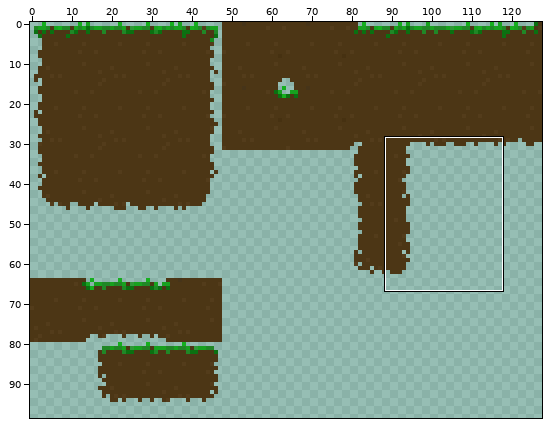
A sprite sheet gets an edit: Assets/_Textures/_Environment/_Tiles/Dirt_Tileset_.png. The first picture is a wide view before the edit; the outline marks the close-up.
Close-up. Before the edit:
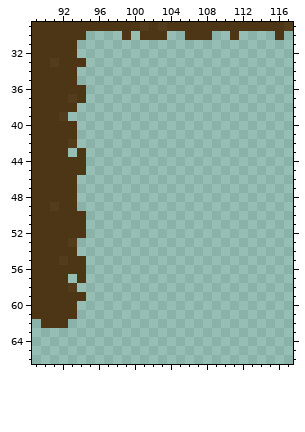
The file is 128x128 pixels. Colours within 5 levels of each other are drawn and written as one. Shown: x 89..117, y 29..66. The wide view leaves out empty margins.
New version:
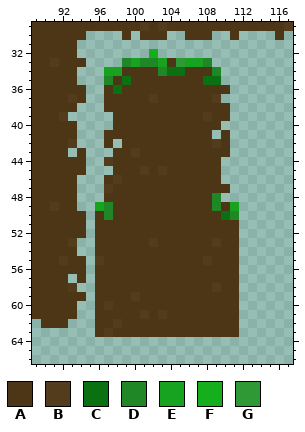
Palette (. is transparent): A #4c3615  B #533c1b  C #0b7011  D #208726  E #17a21f  F #15af1e  G #2f9936
What changed:
@@ x 94..113 @@
 31 ....................
-32 ....................
-33 A...................
-34 ....................
-35 ....................
-36 A...................
-37 A...................
-38 ....................
-39 ....................
-40 ....................
-41 ....................
-42 ....................
-43 A...................
-44 A...................
-45 A...................
-46 ....................
-47 ....................
-48 ....................
-49 ....................
-50 A...................
-51 A...................
-52 A...................
-53 ....................
-54 ....................
-55 A...................
-56 A...................
-57 A...................
-58 ....................
-59 A...................
-60 ....................
-61 ....................
-62 ....................
-63 ....................
+32 ........F...........
+33 A....DEDDEAGEED.....
+34 ...EEAAAADCCAAAD....
+35 ...DACAAAAAAAACC....
+36 A..ACAAAAAAAAAAAA...
+37 A..AAAAABAAAAAAB....
+38 ...AAAAAAAAAAAAAA...
+39 ....AAAAAAAAAABAA...
+40 ....AAAAAAAAAAAA....
+41 ...AAAAAAAAAAAA.A...
+42 ...A.AAAAAAAAAABA...
+43 A...AABAAAAAAAAAA...
+44 A..BAAAAAAAAAAAA....
+45 A...AAABABAAAAAA....
+46 ...ABAAAAAAAAAAA....
+47 ...BAAAAAAAAAAAAA...
+48 ...AAAAAAAAAAAAD....
+49 ..EDAAAAAAAAAAADAE..
+50 A.ADAAAAAAAAAAAACD..
+51 A.AAAAAAAAAAAAAAAA..
+52 A.AAAAAAAAAAAAAAAA..
+53 ..AAAAAABAAAAAABAA..
+54 ..AAAAAAAAAAAAAAAA..
+55 A.BAAAAAAAAAAABAAA..
+56 A.AAAAAAAAAAAAAAAA..
+57 A.AAAAAAAAAAAAAAAA..
+58 ..AAAAAAAAAAAAABAA..
+59 A.AAAABAAAAAAAAAAA..
+60 ..ABAAAAAAAAAAAAAA..
+61 ..AAAAABABAAAAAAAA..
+62 ..AABAAAAAAAAAAAAA..
+63 ..ABAAAAAAAAAAAAAA..
 64 ....................
